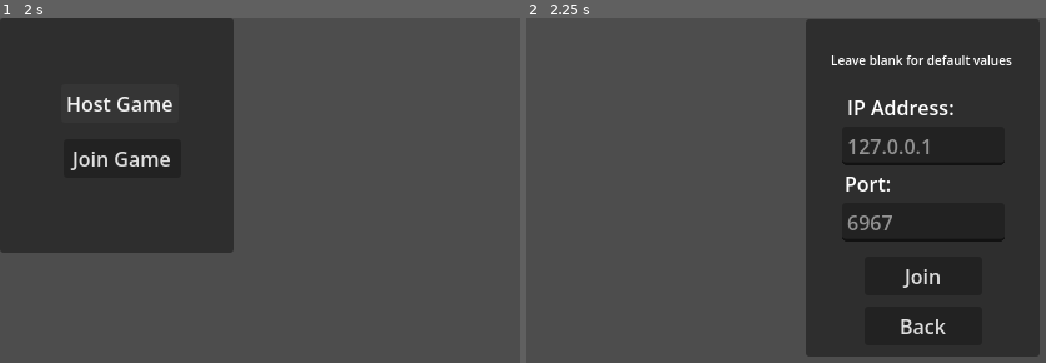
Above: before the commit, frames 1-2 (left to right).
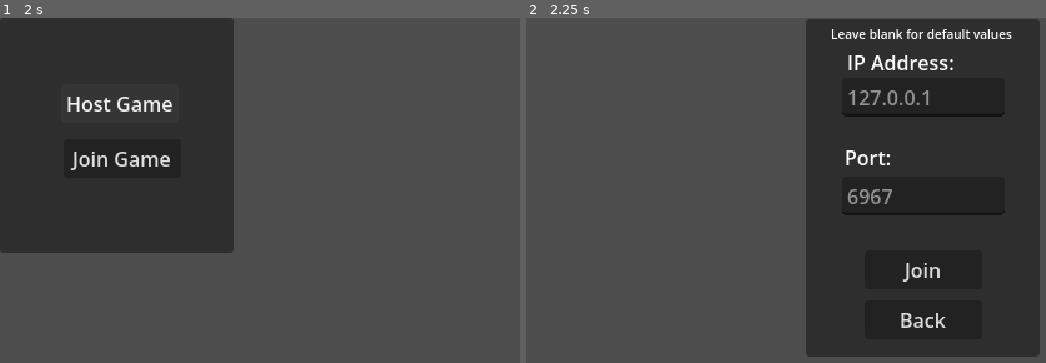
Above: after the commit, the same moments.

Repository: CUGG-2025-Puzzlers/hex-arena
Game: Godot game, scene res://scenes/title_screen.tscn
Same seed, same stepped clock (60 frames per second), same inputs: the game is played once before the commit and once after it. The project has no main scene, so this scene is started directly.
Inputs:
- Up to frame 1 (2 s): tap Enter at 0.5 s; click "Host Game" at 1.25 s
- Up to frame 2 (2.25 s): click "Join Game" at 2 s

Frame 1 is identical in both runs. In frame 2, 3.8% of the frame differs, in the area x 58-94%, y 3-92%.

Commit message:
Spaced out join panel labels and buttons

Diff:
--- a/scenes/title_screen.tscn
+++ b/scenes/title_screen.tscn
@@ -39,9 +39,9 @@
 unique_name_in_owner = true
 layout_mode = 0
 offset_left = 47.0
-offset_top = 190.0
+offset_top = 185.0
 offset_right = 141.0
-offset_bottom = 221.0
+offset_bottom = 216.0
 text = "Join
 "
 
@@ -49,9 +49,9 @@
 unique_name_in_owner = true
 layout_mode = 0
 offset_left = 47.0
-offset_top = 230.0
+offset_top = 225.0
 offset_right = 141.0
-offset_bottom = 261.0
+offset_bottom = 256.0
 text = "Back
 "
 
@@ -59,41 +59,41 @@
 unique_name_in_owner = true
 layout_mode = 0
 offset_left = 29.0
-offset_top = 86.0
+offset_top = 47.0
 offset_right = 159.0
-offset_bottom = 117.0
+offset_bottom = 78.0
 placeholder_text = "127.0.0.1"
 
 [node name="PortLineEdit" type="LineEdit" parent="JoinPanel" unique_id=1411946905]
 unique_name_in_owner = true
 layout_mode = 0
 offset_left = 29.0
-offset_top = 147.0
+offset_top = 126.0
 offset_right = 159.0
-offset_bottom = 178.0
+offset_bottom = 157.0
 placeholder_text = "6967"
 
 [node name="IPLabel" type="Label" parent="JoinPanel" unique_id=1847340233]
 layout_mode = 0
 offset_left = 33.0
-offset_top = 59.0
+offset_top = 23.0
 offset_right = 158.0
-offset_bottom = 82.0
+offset_bottom = 46.0
 text = "IP Address:"
 
-[node name="IPLabel3" type="Label" parent="JoinPanel" unique_id=544092920]
+[node name="ToolTipLabel" type="Label" parent="JoinPanel" unique_id=544092920]
 layout_mode = 0
 offset_left = 20.0
-offset_top = 26.0
+offset_top = 5.0
 offset_right = 165.0
-offset_bottom = 46.0
+offset_bottom = 25.0
 theme_override_font_sizes/font_size = 10
 text = "Leave blank for default values"
 
-[node name="IPLabel2" type="Label" parent="JoinPanel" unique_id=1524361010]
+[node name="PortLabel" type="Label" parent="JoinPanel" unique_id=1524361010]
 layout_mode = 0
 offset_left = 31.0
-offset_top = 120.0
+offset_top = 99.0
 offset_right = 156.0
-offset_bottom = 143.0
+offset_bottom = 122.0
 text = "Port:"
